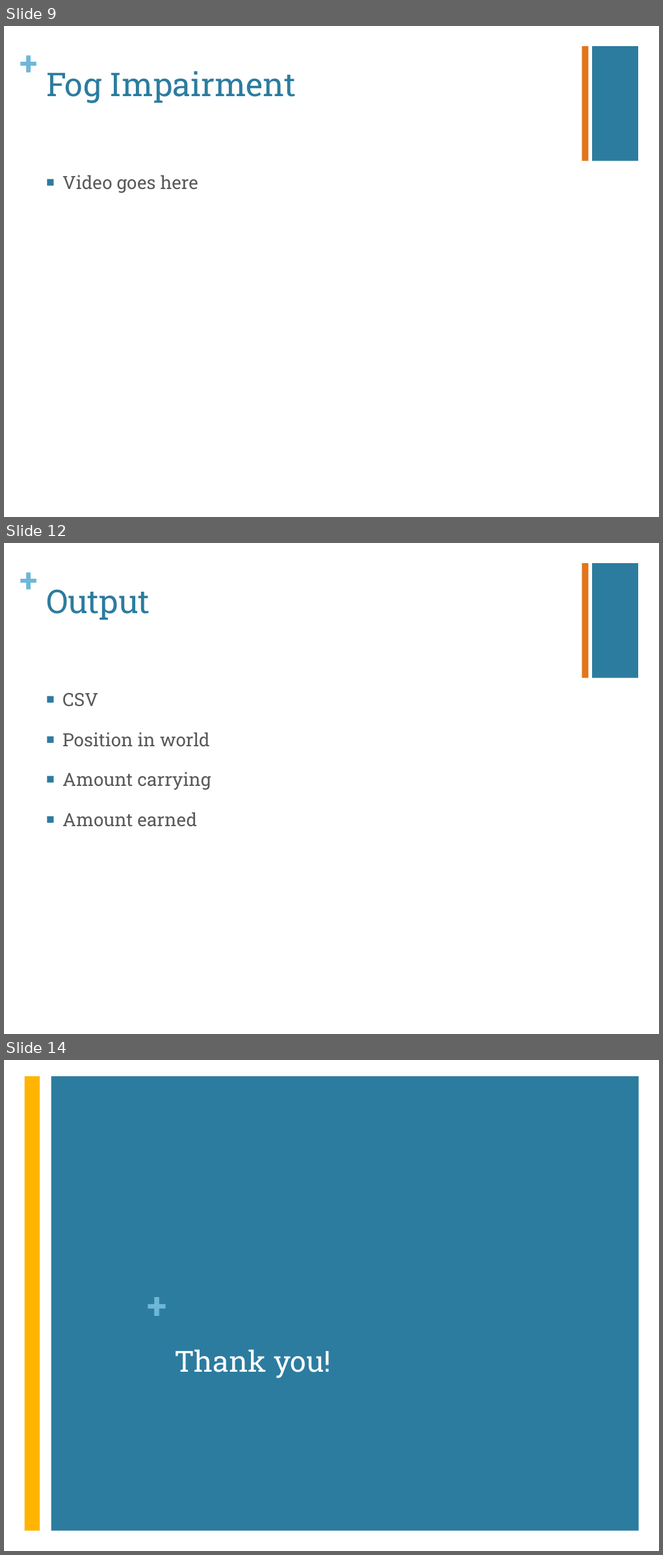
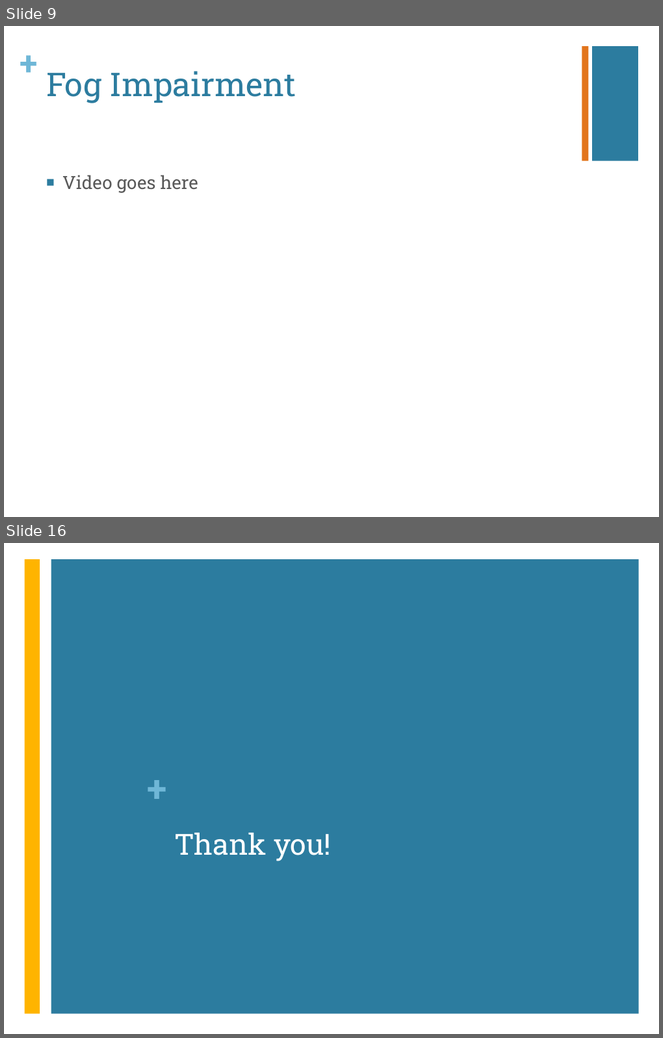
Before and after one commit to nolanslade/zp18, a slide deck: Documentation/capstone_ppt.pptx. Shown one above the other, each under a label of ours: slides 9, 12 and 14 before the commit, slides 9 and 16 after it; the slides between them are not shown. The pictures are 663x1555 and 663x1038 pixels, drawn with LibreOffice and Linux fonts; fonts in the diff are those of the drawing. Boxes give left, top, right and bottom in pixels: in the first picture for what was removed or moved away, otherwise in the second. Text is boxed around its words. In the diff, an @@ line names an element or a change of style, - is before the commit and + after.

```diff
--- a/Documentation/capstone_ppt.pptx
+++ b/Documentation/capstone_ppt.pptx
@@ slide 12 removed at bbox=[4, 543, 659, 1034], background #FFFFFF; not listed: 3 template elements that a slide beside it also shows @@
@@ title removed at bbox=[46, 589, 150, 620] @@
-Output
@@ text removed at bbox=[62, 693, 211, 827] @@
-■ CSV
-■ Position in world
-■ Amount carrying
-■ Amount earned
@@ what was slide 14 is now slide 16 @@
```
Also in this commit, not shown: 7 slides changed, 3 slides added.
